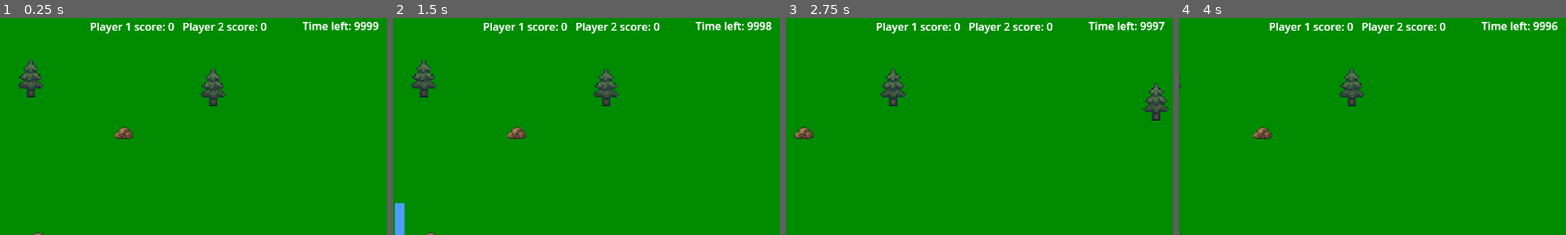
Above: before the commit, frames 1-4 (left to right).
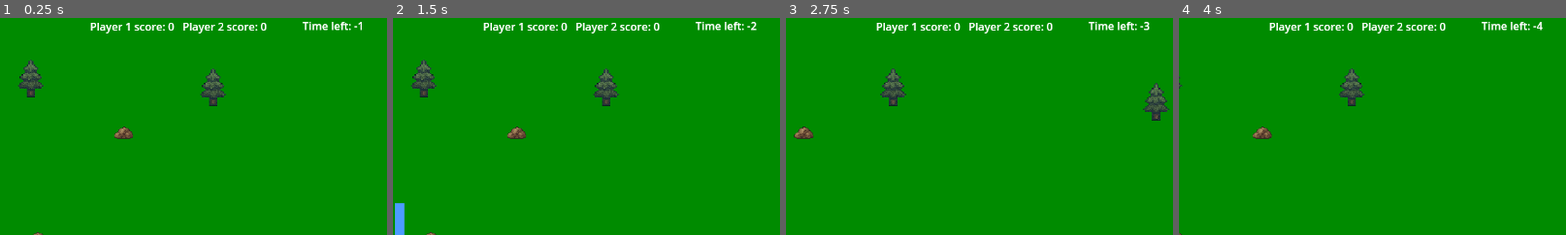
Above: after the commit, the same moments.

Repository: vili-00/rts-peli
Game: Godot game, scene res://world.tscn
The game is run twice, just before and just after one commit, with the same random seed, the same clock (stepped at 60 frames per second) and the same inputs. This scene is started directly instead of the project's main scene.
Inputs (mouse positions are % of the whole screen's width and height, from its top left):
- Up to frame 1 (0.25 s): no input
- Up to frame 2 (1.5 s): tap Enter at 0.5 s; drag from (16, 40) to (34, 18) at 0.52 s; drag from (30, 55) to (34, 18) at 1.27 s
- Up to frame 3 (2.75 s): move the mouse to (60, 28) at 2.02 s; press the mouse at (60, 28) at 2.03 s; hold Right (Ui_Right) from 2.03 s (still down)
- Up to frame 4 (4 s): release Right (Ui_Right) at 2.75 s; release the mouse at (60, 28) at 2.75 s; drag from (45, 70) to (78, 23) at 2.77 s; move the mouse to (80, 65) at 3.52 s; press the mouse at (80, 65) at 3.53 s; hold Left (Ui_Left) from 3.53 s (still down)
The pictures show only the part of the screen within x 30-80%, y 0-50%; the shares and areas given below are measured in that part.

The runs differ from the first frame. In frame 1, 0.2% of the frame differs, in the area x 91-98%, y 1-6%; in frame 2, 0.2%; in frame 3, 0.2%; in frame 4, 0.2%.

Commit message:
voitto ehdot ja voitto teksti

Diff:
--- a/Global/game.gd
+++ b/Global/game.gd
@@ -6,12 +6,33 @@
 var stone = 0
 var metal = 0
 var base_destroyed = 0
-
+var count1 = 0
+var count0 = 0
+var time_left = -1# seconds remaining
+var player2base
+var player1base
 
 func _process(delta: float) -> void:
-	if base_destroyed == 1:
-		print("winner player 2")
-	if base_destroyed == 2:
-		print("winner player 1")
+	time_left -= delta
+	if time_left > -1 and time_left < 9990:
+		player2base= get_tree().get_root().get_node("World/1/Base1")
+		player1base= get_tree().get_root().get_node("World/0/Base0")
+		if player1base == null:
+			base_destroyed = 1
+		if player2base == null:
+			base_destroyed = 2
+		if base_destroyed == 1:
+			print("winner player 2")
+			time_left = -1
+		if base_destroyed == 2:
+			time_left = -1
+			print("winner player 1")
+		#check units count for winner if time runs out
 
-	base_destroyed=0
+		if time_left < 1:
+			count0 = get_tree().get_nodes_in_group("units0").size()
+			count1 = get_tree().get_nodes_in_group("units1").size()
+			if count0 < count1:
+				base_destroyed = 1
+			else:
+				base_destroyed = 2
--- a/MultiplayerController.gd
+++ b/MultiplayerController.gd
@@ -82,6 +82,7 @@
 	print("Game starting")
 	var scene = load("res://world.tscn").instantiate()
 	get_tree().root.add_child(scene)
+	Game.time_left = 600
 	self.hide()
 
 func _on_host_button_pressed() -> void:
--- a/player.gd
+++ b/player.gd
@@ -9,8 +9,9 @@
 @onready var label4 = $UI/Label8
 @onready var label5 = $UI/Label9
 @onready var label6 = $UI/Label10
+@onready var label7 = $UI/Label11
 
-var time_left = 10000# seconds remaining
+var time_left
 var countdown_timer : Timer
 # Called when the node enters the scene tree for the first time.
 func _ready():
@@ -54,8 +55,11 @@
 	var count1 = get_tree().get_nodes_in_group("units1").size()
 	# show both in Label5
 	label5.text = "Player 1 score: %d   Player 2 score: %d" % [count0, count1]
-	time_left -= delta
+	time_left = Game.time_left
 	label6.text = "Time left: %d " % time_left
+	if Game.base_destroyed != 0:
+		label7.show()
+		label7.text = "Winner is Player: %d " % Game.base_destroyed
 
 
 func _on_spawn_requested(unit_type: String):
--- a/player.tscn
+++ b/player.tscn
@@ -1,9 +1,13 @@
-[gd_scene load_steps=5 format=3 uid="uid://cup3bhuc1yq6f"]
+[gd_scene load_steps=6 format=3 uid="uid://cup3bhuc1yq6f"]
 
 [ext_resource type="Script" uid="uid://qkkh7ptl1tk5" path="res://player.gd" id="1_4flbx"]
 [ext_resource type="PackedScene" uid="uid://dlcv6m5il8721" path="res://UI/ui.tscn" id="2_hqtel"]
 [ext_resource type="PackedScene" uid="uid://dspe8g1580nei" path="res://Global/spawn_menu.tscn" id="2_i3pqv"]
 [ext_resource type="PackedScene" uid="uid://wa1btajymat1" path="res://Global/building_spawn_menu.tscn" id="3_hqtel"]
+
+[sub_resource type="LabelSettings" id="LabelSettings_hqtel"]
+font_size = 60
+font_color = Color(0.00392157, 0.388235, 1, 1)
 
 [node name="Player" type="Node2D"]
 script = ExtResource("1_4flbx")
@@ -50,3 +54,10 @@
 offset_left = 793.0
 offset_right = 833.0
 offset_bottom = 23.0
+
+[node name="Label11" type="Label" parent="UI"]
+offset_left = 415.0
+offset_top = 279.0
+offset_right = 455.0
+offset_bottom = 302.0
+label_settings = SubResource("LabelSettings_hqtel")
